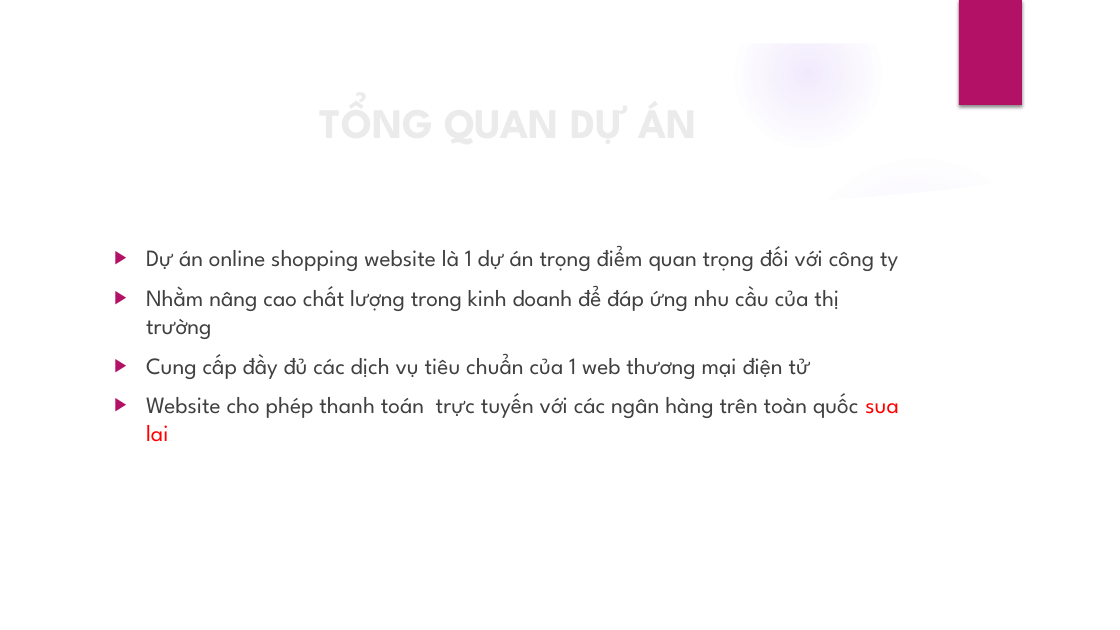
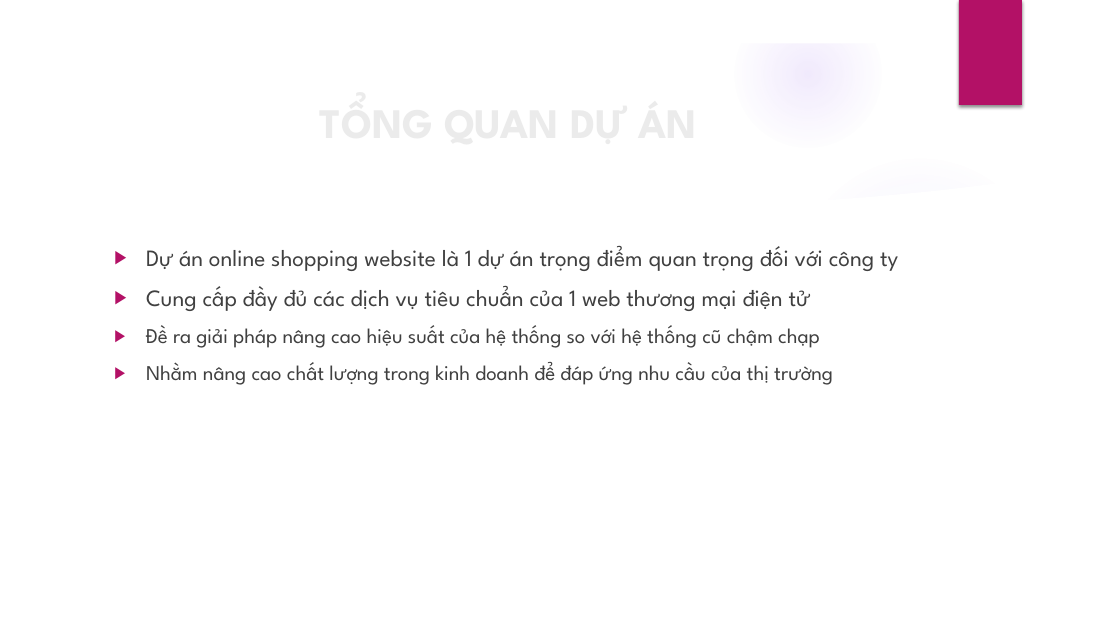
Before and after one commit to sondc/SWM_Project, a slide deck: slide 5 of Document/Slide_Project.pptx (slide 3 before the commit). Drawn at 1120x630 pixels with LibreOffice and Linux fonts; fonts in the diff are those of the drawing; background and template pictures are left out. Boxes give left, top, right and bottom in pixels: in the first picture for what was removed or moved away, otherwise in the second. Text is boxed around its words. In the diff, an @@ line names an element or a change of style, - is before the commit and + after.

```diff
--- a/Document/Slide_Project.pptx
+++ b/Document/Slide_Project.pptx
@@ text at [146, 286, 820, 348]: paragraphs added @@
+▶ Cung cấp đầy đủ các dịch vụ tiêu chuẩn của 1 web thương mại điện tử
+▶ Đề ra giải pháp nâng cao hiệu suất của hệ thống so với hệ thống cũ chậm chạp
@@ text at [146, 354, 898, 442]: paragraphs removed @@
-▶ Cung cấp đầy đủ các dịch vụ tiêu chuẩn của 1 web thương mại điện tử
-▶ Website cho phép thanh toán trực tuyến với các ngân hàng trên toàn quốc sua lai
@@ text at [146, 362, 833, 385]: size 20 to 18 pt in "Nhằm nâng cao chất lượng trong kinh ..." @@
```
Also in this commit, not shown: 3 other slides changed, 1 slide added, 2 slides removed.
